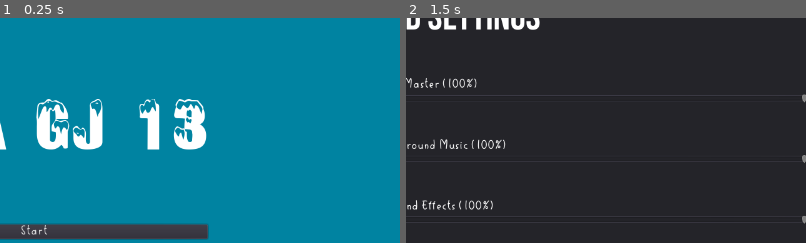
Above: before the commit, frames 1-2 (left to right).
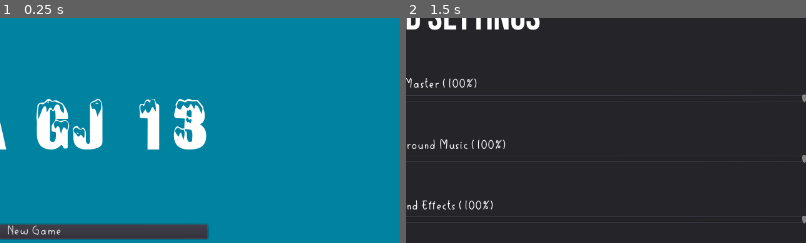
Above: after the commit, the same moments.

Repository: FeelZoR/Geta-GJ-13
Game: Godot game, scene res://src/UI/MainMenu.tscn
Same seed, same stepped clock (60 frames per second), same inputs: the game is played once before the commit and once after it. Sound files missing from this copy of the repository are replaced by a short silence.
Inputs:
- Up to frame 1 (0.25 s): no input
- Up to frame 2 (1.5 s): click "Settings" at 0.5 s; click "Start" (after the commit: "New Game") at 1.25 s
The pictures show only the part of the screen within x 46-96%, y 12-62%; the shares and areas given below are measured in that part.

The runs differ from the first frame. In frame 1, 0.2% of the frame differs, in the area x 2-16%, y 92-97%; in frame 2, nothing differs.

Commit message:
Add game over menu

Diff:
--- a/assets/localization/translations.csv
+++ b/assets/localization/translations.csv
@@ -55,3 +55,6 @@
 speed_boost_desc,This power-up allows you to move faster and jump farther.,Ce bonus te permet d'aller plus vite et de sauter plus loin.
 strength_boost_title,Strength Boost,Bonus de Force
 strength_boost_desc,"With this boost, your snowballs move farther, but don't deal higher damage. Be careful and don't be overconfident!","Avec ce boost, tes boules de neige se déplacent plus loin, mais ne font pas plus de dégâts. Fais attention et ne sois pas trop en confiance !"
+start,New Game,Nouvelle Partie
+main_menu,Return to Menu,Retour au Menu
+game_over,Game Over,Tu es mort
--- /dev/null
+++ b/assets/theme/fonts/Main_Title.tres
@@ -0,0 +1,9 @@
+[gd_resource type="DynamicFont" load_steps=2 format=2]
+
+[ext_resource path="res://assets/theme/fonts/SnowtopCaps.ttf" type="DynamicFontData" id=1]
+
+[resource]
+size = 100
+extra_spacing_char = 4
+extra_spacing_space = 10
+font_data = ExtResource( 1 )
--- a/src/Entities/Player.gd
+++ b/src/Entities/Player.gd
@@ -119,6 +119,9 @@
 	get_tree().get_current_scene().damage_player()
 	_make_invincible()
 
+	if health <= 0:
+		get_tree().change_scene("res://src/UI/GameOver.tscn")
+
 func _make_invincible():
 	_invincibility_timer.start()
 	set_collision_layer(0)
--- a/src/Entities/Player.tscn
+++ b/src/Entities/Player.tscn
@@ -64,13 +64,10 @@
 [node name="Sprite" parent="." index="1"]
 frames = SubResource( 6 )
 animation = "Walking"
-frame = 1
+frame = 6
 
 [node name="Gun" parent="Sprite" index="0"]
 position = Vector2( 24.6719, 0 )
-
-[node name="Sound" parent="Sprite/Gun" index="0"]
-bus = "SFX"
 
 [node name="Hitbox" parent="." index="2"]
 shape = SubResource( 7 )
--- /dev/null
+++ b/src/UI/GameOver.gd
@@ -0,0 +1,4 @@
+extends ColorRect
+
+func _on_Button_pressed():
+	get_tree().change_scene("res://src/UI/MainMenu.tscn")
--- /dev/null
+++ b/src/UI/GameOver.tscn
@@ -0,0 +1,60 @@
+[gd_scene load_steps=5 format=2]
+
+[ext_resource path="res://assets/theme/fonts/Text_desc_font.tres" type="DynamicFont" id=1]
+[ext_resource path="res://assets/theme/fonts/Main_Title.tres" type="DynamicFont" id=2]
+[ext_resource path="res://assets/graphics/HUD/game_over.png" type="Texture" id=3]
+[ext_resource path="res://src/UI/GameOver.gd" type="Script" id=4]
+
+[node name="GameOver" type="ColorRect"]
+anchor_right = 1.0
+anchor_bottom = 1.0
+color = Color( 0.0705882, 0.0705882, 0.0705882, 1 )
+script = ExtResource( 4 )
+__meta__ = {
+"_edit_use_anchors_": false
+}
+
+[node name="CenterContainer" type="CenterContainer" parent="."]
+anchor_right = 1.0
+anchor_bottom = 1.0
+margin_left = 0.943848
+margin_right = 0.943848
+__meta__ = {
+"_edit_use_anchors_": false
+}
+
+[node name="VBoxContainer" type="VBoxContainer" parent="CenterContainer"]
+margin_left = 371.0
+margin_top = 269.0
+margin_right = 908.0
+margin_bottom = 451.0
+custom_constants/separation = 30
+__meta__ = {
+"_edit_use_anchors_": false
+}
+
+[node name="Label" type="Label" parent="CenterContainer/VBoxContainer"]
+margin_right = 537.0
+margin_bottom = 129.0
+custom_fonts/font = ExtResource( 2 )
+custom_colors/font_color = Color( 0.647059, 0.0784314, 0.0784314, 1 )
+text = "game_over"
+
+[node name="Button" type="Button" parent="CenterContainer/VBoxContainer"]
+margin_top = 159.0
+margin_right = 537.0
+margin_bottom = 182.0
+custom_fonts/font = ExtResource( 1 )
+text = "main_menu"
+__meta__ = {
+"_edit_use_anchors_": false
+}
+
+[node name="TextureRect" type="TextureRect" parent="."]
+margin_left = 1176.07
+margin_top = 657.882
+margin_right = 1285.07
+margin_bottom = 797.882
+rect_rotation = -29.1
+texture = ExtResource( 3 )
+[connection signal="pressed" from="CenterContainer/VBoxContainer/Button" to="." method="_on_Button_pressed"]
--- a/src/UI/MainMenu.tscn
+++ b/src/UI/MainMenu.tscn
@@ -1,15 +1,9 @@
-[gd_scene load_steps=6 format=2]
+[gd_scene load_steps=5 format=2]
 
-[ext_resource path="res://assets/theme/fonts/SnowtopCaps.ttf" type="DynamicFontData" id=1]
+[ext_resource path="res://assets/theme/fonts/Main_Title.tres" type="DynamicFont" id=1]
 [ext_resource path="res://assets/theme/fonts/Text_desc_font.tres" type="DynamicFont" id=2]
 [ext_resource path="res://src/UI/MainMenu.gd" type="Script" id=3]
 [ext_resource path="res://assets/audio/BGM/off_limits.wav" type="AudioStream" id=4]
-
-[sub_resource type="DynamicFont" id=1]
-size = 100
-extra_spacing_char = 4
-extra_spacing_space = 10
-font_data = ExtResource( 1 )
 
 [node name="MainMenu" type="ColorRect"]
 anchor_right = 1.0
@@ -42,7 +36,7 @@
 [node name="Title" type="Label" parent="CenterContainer/VBoxContainer"]
 margin_right = 556.0
 margin_bottom = 129.0
-custom_fonts/font = SubResource( 1 )
+custom_fonts/font = ExtResource( 1 )
 text = "Geta GJ 13"
 
 [node name="VBoxContainer" type="VBoxContainer" parent="CenterContainer/VBoxContainer"]
@@ -55,21 +49,21 @@
 margin_right = 556.0
 margin_bottom = 23.0
 custom_fonts/font = ExtResource( 2 )
-text = "Start"
+text = "start"
 
 [node name="Settings" type="Button" parent="CenterContainer/VBoxContainer/VBoxContainer"]
 margin_top = 43.0
 margin_right = 556.0
 margin_bottom = 66.0
 custom_fonts/font = ExtResource( 2 )
-text = "Settings"
+text = "settings"
 
 [node name="Quit" type="Button" parent="CenterContainer/VBoxContainer/VBoxContainer"]
 margin_top = 86.0
 margin_right = 556.0
 margin_bottom = 109.0
 custom_fonts/font = ExtResource( 2 )
-text = "Quit"
+text = "quit"
 [connection signal="pressed" from="CenterContainer/VBoxContainer/VBoxContainer/Start" to="." method="_on_Start_pressed"]
 [connection signal="pressed" from="CenterContainer/VBoxContainer/VBoxContainer/Settings" to="." method="_on_Settings_pressed"]
 [connection signal="pressed" from="CenterContainer/VBoxContainer/VBoxContainer/Quit" to="." method="_on_Quit_pressed"]
Binary file added: assets/graphics/HUD/game_over.png
Not shown, added: assets/graphics/HUD/game_over.png.import
Binary file changed: assets/localization/translations.en.translation
Binary file changed: assets/localization/translations.fr.translation
